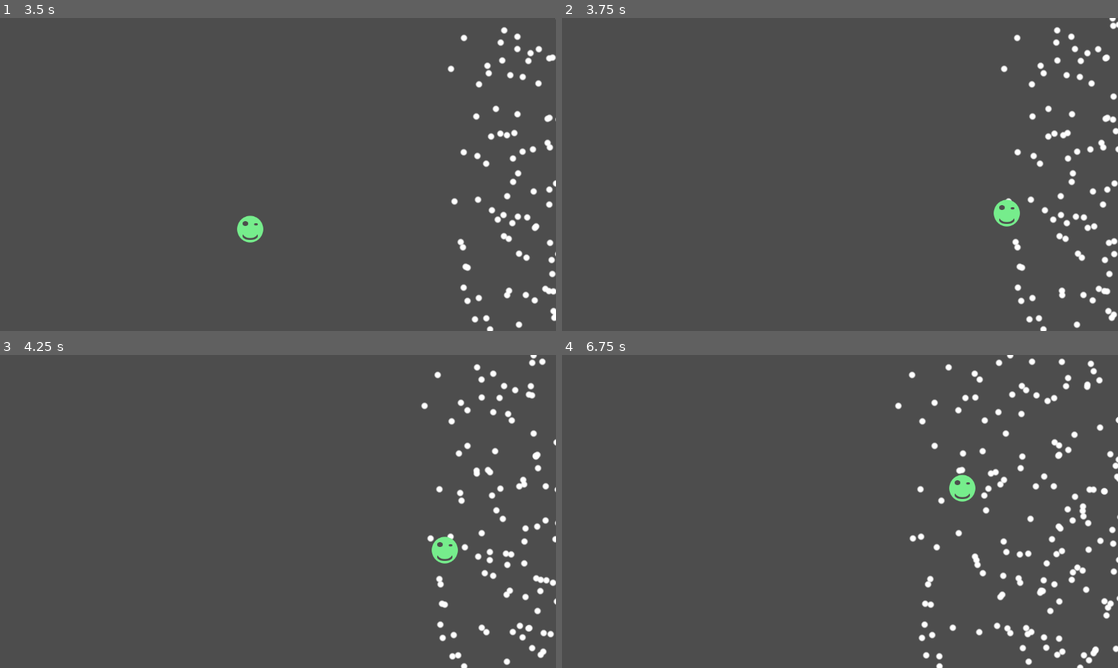
Above: before the commit, frames 1-4 (two rows, left to right).
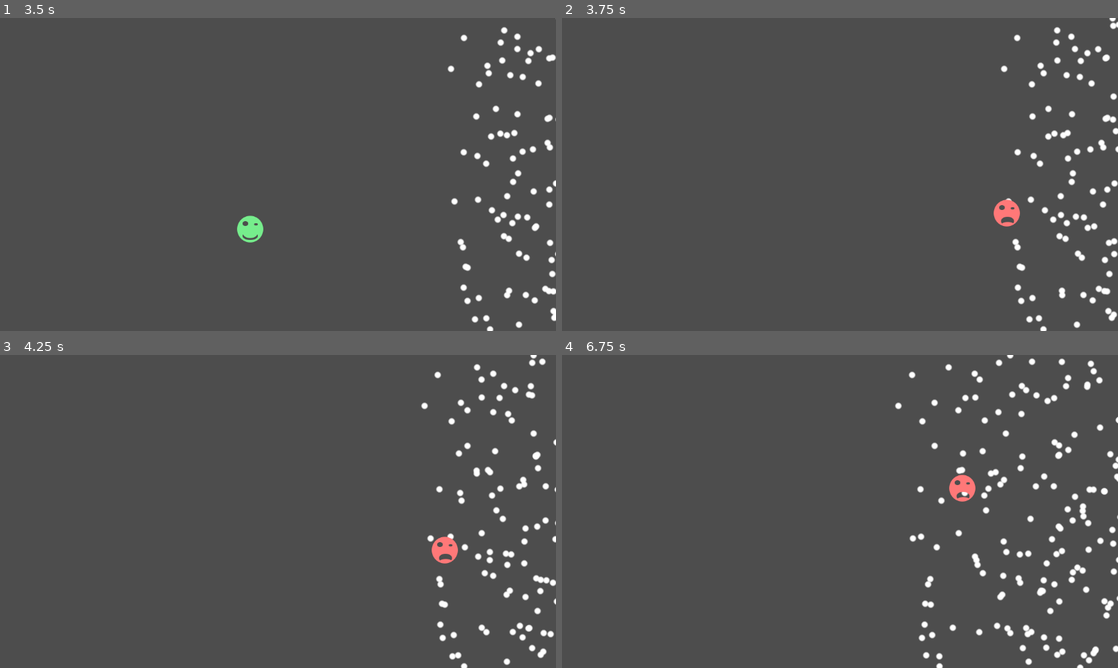
Above: after the commit, the same moments.

Repository: ytnuf/bullet_shower_area_example
Game: Godot game, scene res://shower.tscn
The game is run twice, just before and just after one commit, with the same random seed, the same clock (stepped at 60 frames per second) and the same inputs.
Inputs (mouse positions are in pixels of both pictures, inside the frame that each line leads up to):
- Up to frame 1 (3.5 s): move the mouse to (400, 158) at 0.52 s; move the mouse to (166, 190) at 1.27 s; move the mouse to (333, 105) at 2.02 s; move the mouse to (250, 237) at 2.77 s
- Up to frame 2 (3.75 s): move the mouse to (1006, 221) at 3.52 s
- Up to frame 3 (4.25 s): no input
- Up to frame 4 (6.75 s): move the mouse to (673, 464) at 4.27 s; move the mouse to (867, 511) at 5.02 s; move the mouse to (756, 433) at 5.77 s; move the mouse to (962, 495) at 6.52 s

Frame 1 is identical in both runs. In frame 2, 0.3% of the frame differs, in the area x 77-83%, y 58-67%; in frame 3, 0.3%; in frame 4, 0.3%.

Commit message:
Fix dumb spelling mistake

Diff:
--- a/bullets.gd
+++ b/bullets.gd
@@ -36,6 +36,7 @@
 
 		PhysicsServer2D.area_set_space(bullet.body, get_world_2d().get_space())
 		PhysicsServer2D.area_add_shape(bullet.body, shape)
+		PhysicsServer2D.area_set_monitorable(bullet.body, true)
 		# Don't make bullets check collision with other bullets to improve performance.
 		PhysicsServer2D.area_set_collision_mask(bullet.body, 0)
 
@@ -68,7 +69,7 @@
 			bullet.position.x = offset
 
 		transform2d.origin = bullet.position
-		PhysicsServer2D.area_set_transform(bullet.body, transform)
+		PhysicsServer2D.area_set_transform(bullet.body, transform2d)
 
 
 # Instead of drawing each bullet individually in a script attached to each bullet,
